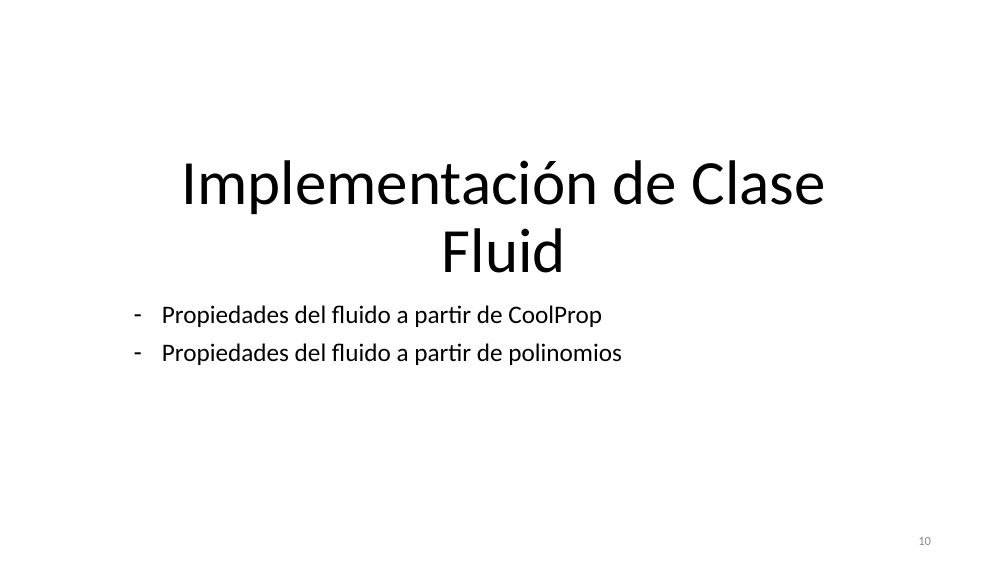
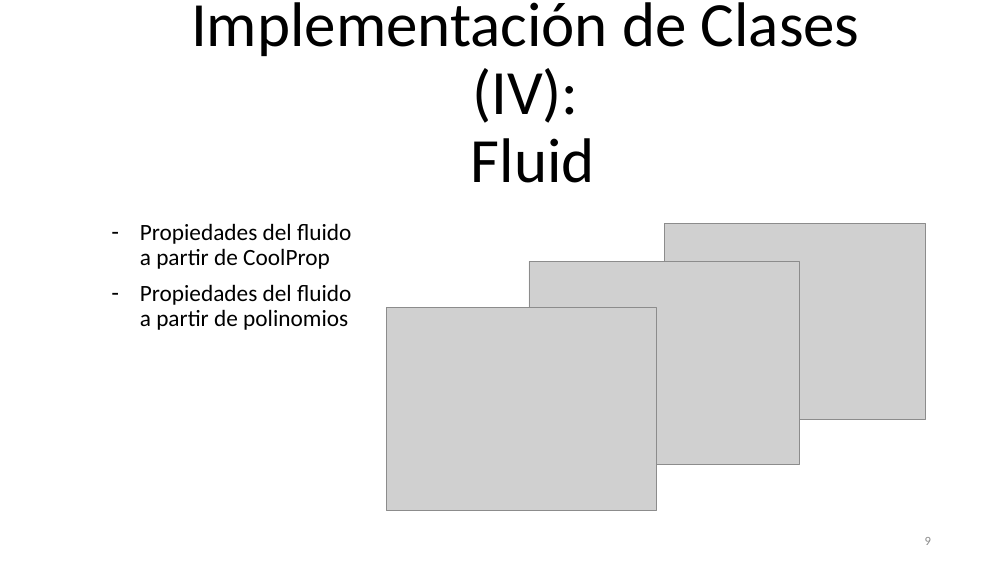
Before and after one commit to pacomunuera/csenergy-python, a slide deck: slide 9 of tfg/Simulación de concentradores cilindroparabólicos con Python 3.pptx (slide 10 before the commit). Drawn at 1008x567 pixels with LibreOffice and Linux fonts; fonts in the diff are those of the drawing; grey boxes stand for pictures. Boxes give left, top, right and bottom in pixels: in the first picture for what was removed or moved away, otherwise in the second. Text is boxed around its words. In the diff, an @@ line names an element or a change of style, - is before the commit and + after.

```diff
--- a/tfg/Simulación de concentradores cilindroparabólicos con Python 3.pptx
+++ b/tfg/Simulación de concentradores cilindroparabólicos con Python 3.pptx
@@ title at [191, 2, 860, 183]: text changed @@
-Implementación de Clase Fluid
+Implementación de Clases (IV):
+Fluid
@@ subtitle "Propiedades del fluido a partir ...": place and size @@
-subtitle "Propiedades del fluido a partir ..." at [162, 305, 622, 365]
+subtitle "Propiedades del fluido a partir ..." at [140, 223, 351, 330]
@@ subtitle "Propiedades del fluido a partir ..." at [140, 223, 351, 330]: size 24 to 22.2 pt @@
@@ picture added at [664, 224, 925, 420] @@
@@ picture added at [529, 262, 799, 465] @@
@@ picture added at [386, 308, 656, 511] @@
@@ page number at [925, 537, 931, 545]: text changed @@
-10
+9
```
Also in this commit, not shown: 13 other slides changed, 7 slides added, 4 slides removed, 5 other files.
